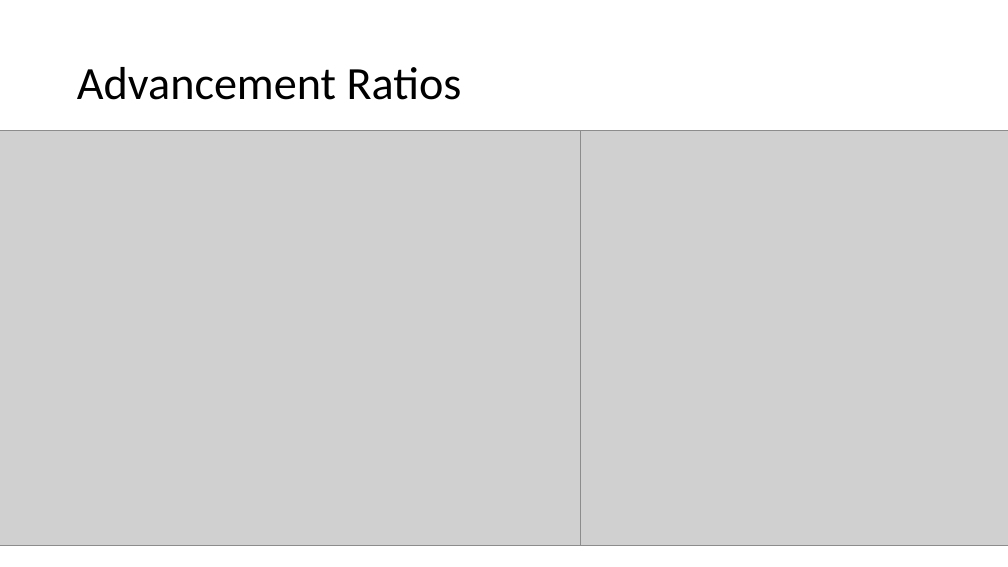
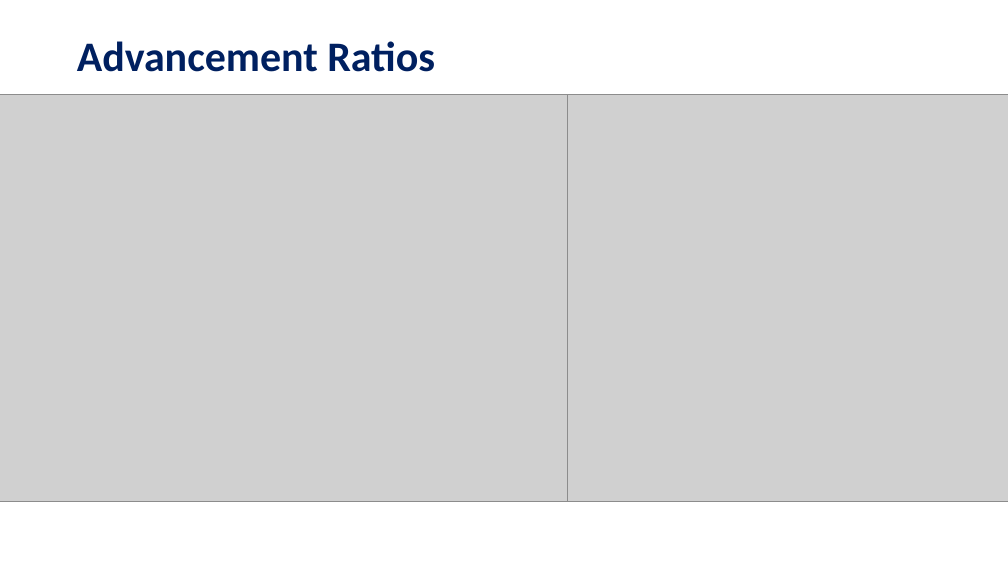
Before and after one commit to chinnamanaidu/project_rutgers, a slide deck: slide 3 of Presentation-v3.pptx. Drawn at 1008x567 pixels with LibreOffice and Linux fonts; fonts in the diff are those of the drawing; grey boxes stand for pictures. Boxes give left, top, right and bottom in pixels: in the first picture for what was removed or moved away, otherwise in the second. Text is boxed around its words. In the diff, an @@ line names an element or a change of style, - is before the commit and + after.

```diff
--- a/Presentation-v3.pptx
+++ b/Presentation-v3.pptx
@@ title "Advancement Ratios": place and size @@
-title "Advancement Ratios" at <box>77,67,462,100</box>
+title "Advancement Ratios" at <box>77,41,435,72</box>
@@ title "Advancement Ratios" at <box>77,41,435,72</box>: size 44 to 40 pt, text colour #000000 to #002060, bold on @@
@@ picture: place and size @@
-picture at <box>0,130,581,545</box>
+picture at <box>0,95,567,501</box>
@@ picture: place and size @@
-picture at <box>473,130,1008,545</box>
+picture at <box>470,95,1008,501</box>
```
Also in this commit, not shown: 2 other slides changed, 2 slides added, 1 slide removed, 14 other files.
